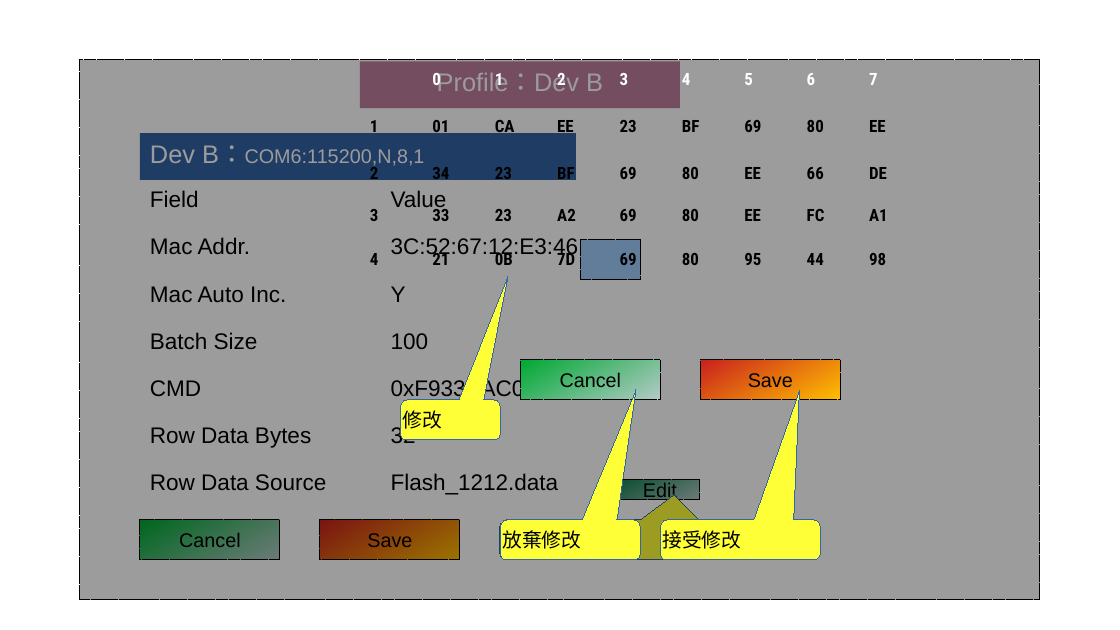
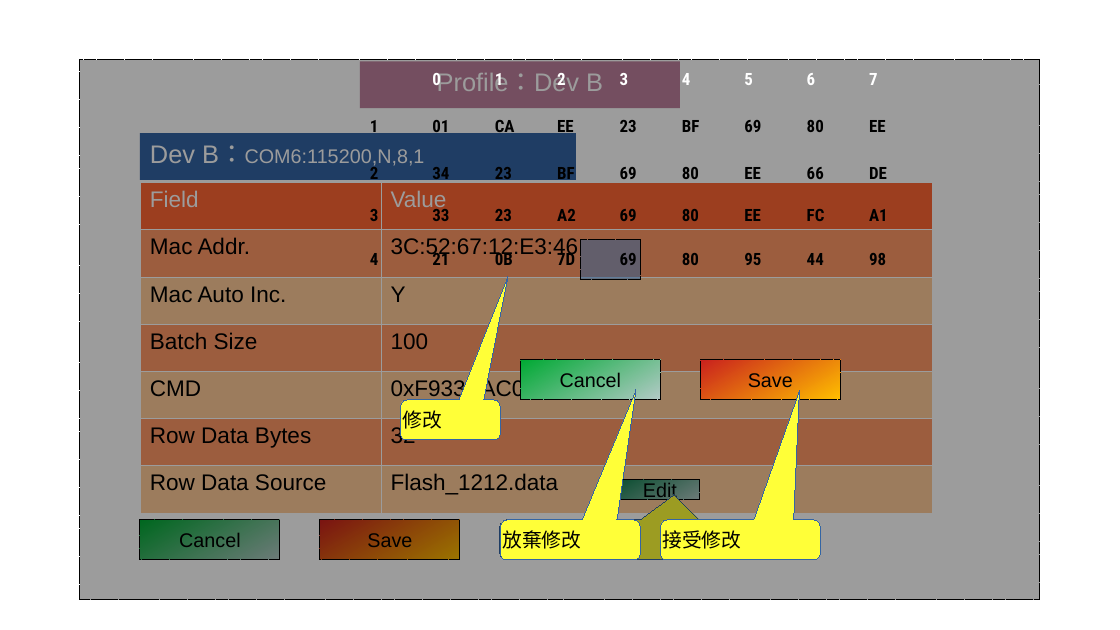
Before and after one commit to tomjpsun/obsidianVaults, a slide deck: slide 9 of DM9051A OTP 燒錄專案/8051A OTP GUI.odp (slide 7 before the commit). Drawn at 1120x630 pixels with LibreOffice and Linux fonts; fonts in the diff are those of the drawing. Boxes give left, top, right and bottom in pixels: in the first picture for what was removed or moved away, otherwise in the second. Text is boxed around its words. In the diff, an @@ line names an element or a change of style, - is before the commit and + after.

```diff
--- a/DM9051A OTP 燒錄專案/8051A OTP GUI.odp
+++ b/DM9051A OTP 燒錄專案/8051A OTP GUI.odp
@@ table at box(140, 182, 933, 512) @@
@@ fill none to #FF6633 in row 1 @@
@@ fill none to #FF9966 in 6 cells @@
@@ fill none to #FFCC99 in 6 cells @@
@@ text colour #000000 to #FFFFFF in "Field", "Value" @@
@@ borders changed @@
```
Also in this commit, not shown: 2 other slides changed, 2 slides added, 1 other file.
